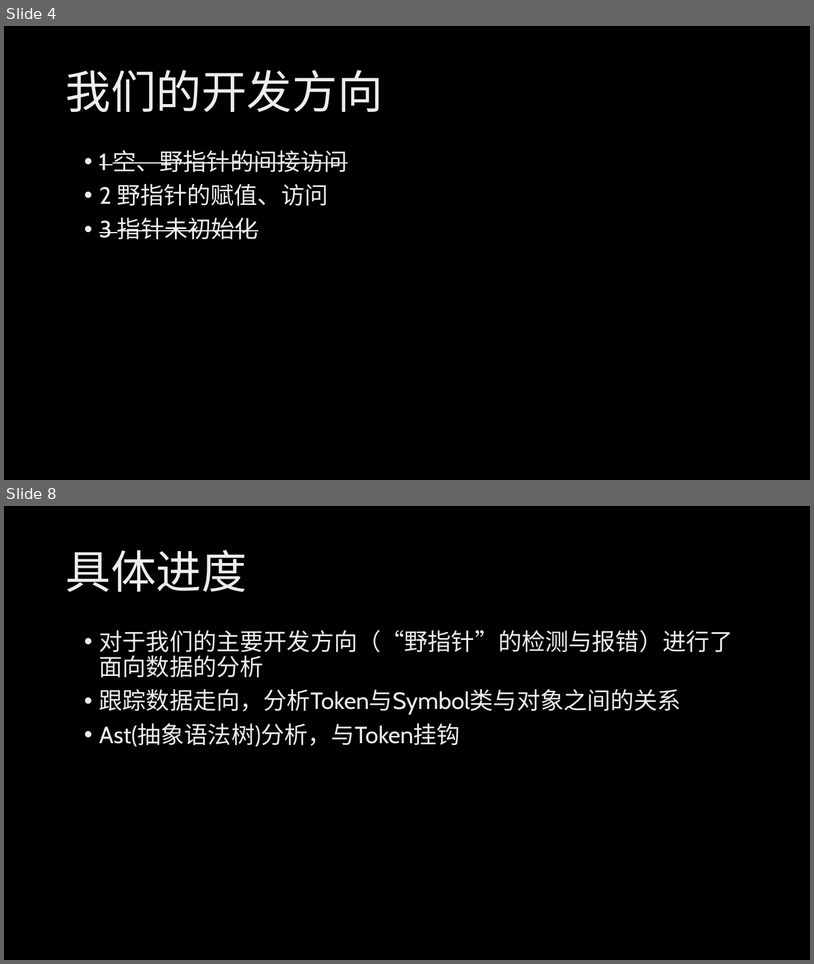
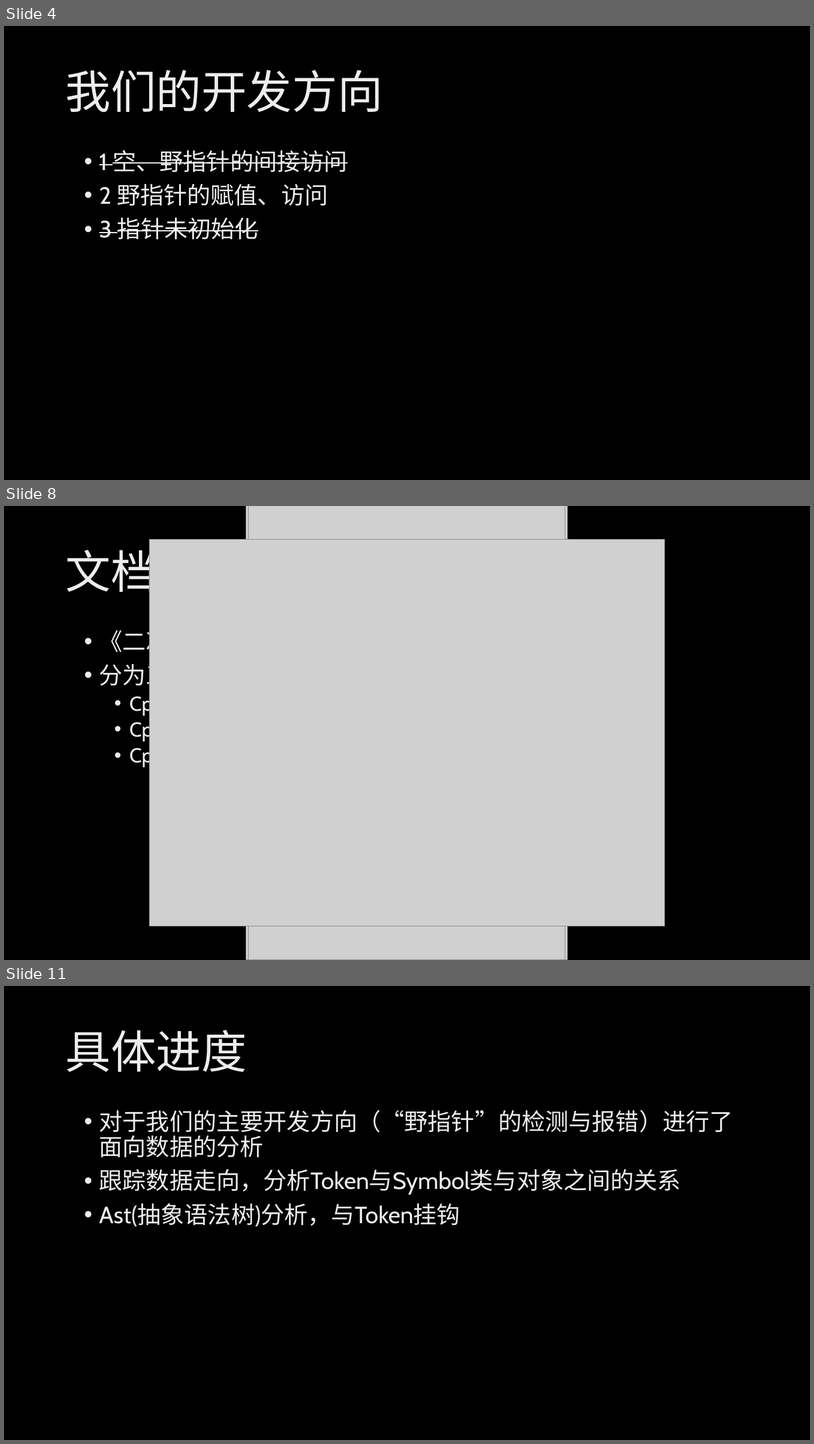
Before and after one commit to HSCppcheck/Cppcheck, a slide deck: 汇报/第六周课堂汇报.pptx. Shown one above the other, each under a label of ours: slides 4 and 8 before the commit, slides 4, 8 and 11 after it; the slides between them are not shown. The pictures are 814x964 and 814x1444 pixels, drawn with LibreOffice and Linux fonts; fonts in the diff are those of the drawing; grey boxes stand for pictures; background and template pictures are left out. Boxes give left, top, right and bottom in pixels: in the first picture for what was removed or moved away, otherwise in the second. Text is boxed around its words. In the diff, an @@ line names an element or a change of style, - is before the commit and + after.

```diff
--- a/汇报/第六周课堂汇报.pptx
+++ b/汇报/第六周课堂汇报.pptx
@@ slide 8 added at box(4, 506, 810, 960), background picture (left out) @@
@@ picture added at box(246, 506, 568, 960) @@
@@ picture added at box(248, 506, 566, 960) @@
@@ picture added at box(149, 540, 665, 927) @@
@@ title added at box(65, 542, 156, 600), 54 pt, text gradient #BFBFBF to #EDEDED to #FFFFFF @@
+文档
@@ text added at box(99, 626, 405, 767), 24 pt, text gradient #BFBFBF to #EDEDED to #FFFFFF @@
+• 《二次开发详细设计报告》：
+• 分为三个模块：
+  • Cppcheck简介√
+  • Cppcheck二次开发
+  • Cppcheck二次开发结果测试
@@ what was slide 8 is now slide 11 @@
```
Also in this commit, not shown: 4 slides changed, 2 other slides added, 1 other file.
